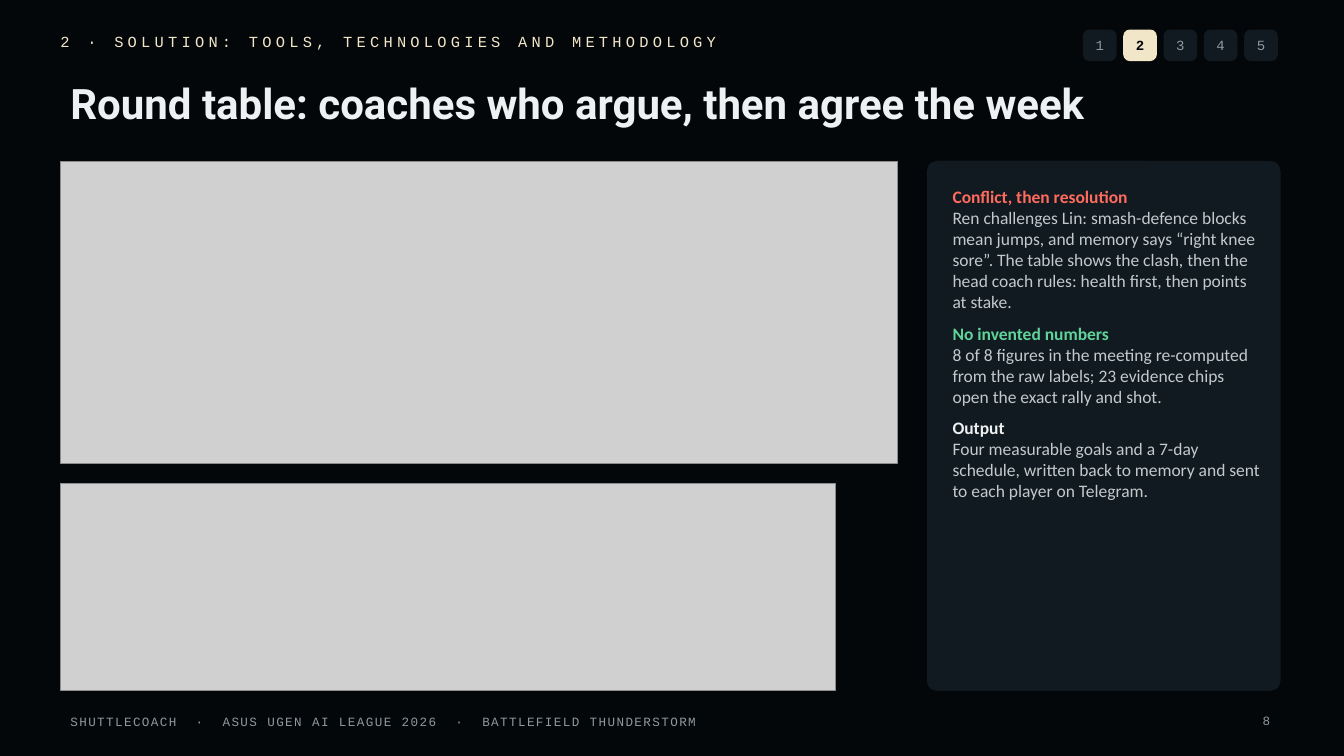
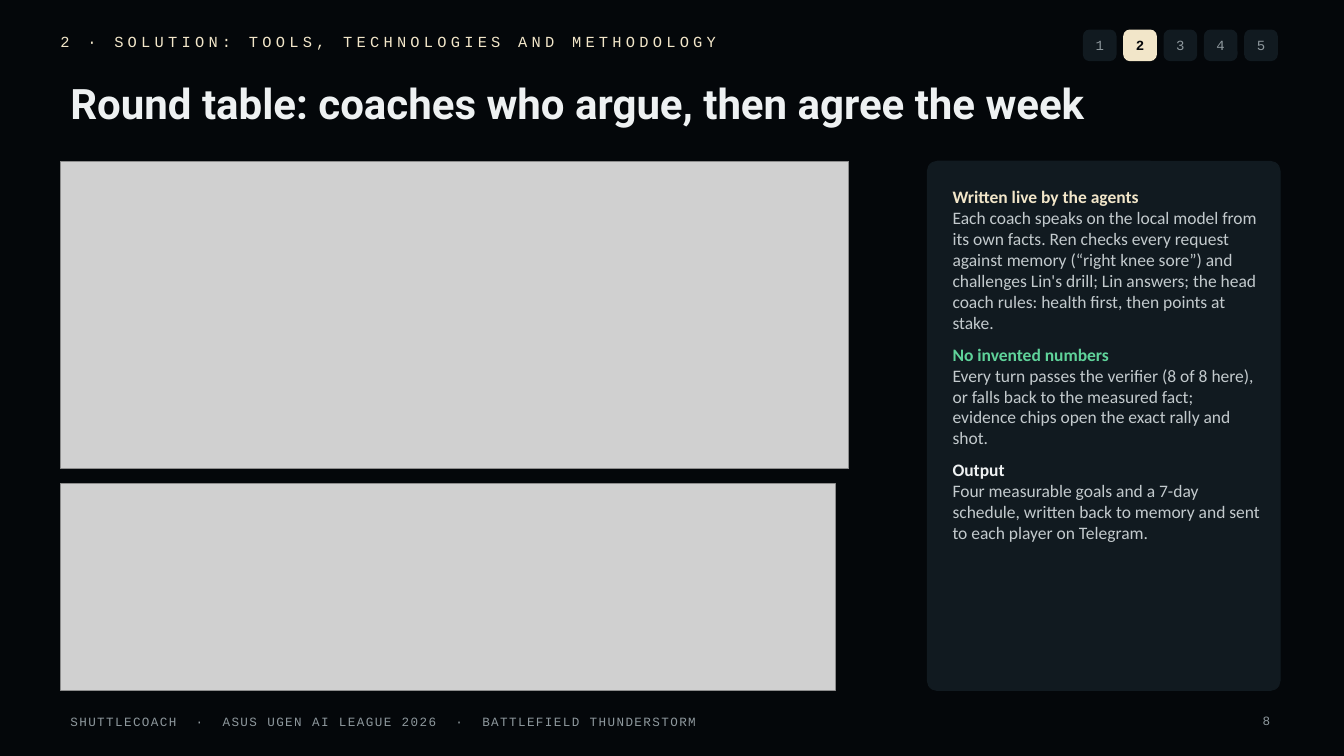
Before and after one commit to gino6178/ASUS_hackathon, a slide deck: slide 8 of deck/ShuttleCoach_StageI_Proposal_v4_static.pptx. Drawn at 1344x756 pixels with LibreOffice and Linux fonts; fonts in the diff are those of the drawing; grey boxes stand for pictures. Boxes give left, top, right and bottom in pixels: in the first picture for what was removed or moved away, otherwise in the second. Text is boxed around its words. In the diff, an @@ line names an element or a change of style, - is before the commit and + after.

```diff
--- a/deck/ShuttleCoach_StageI_Proposal_v4_static.pptx
+++ b/deck/ShuttleCoach_StageI_Proposal_v4_static.pptx
@@ picture: place and size @@
-picture at [60, 161, 897, 464]
+picture at [60, 161, 849, 469]
@@ text at [953, 190, 1256, 329]: text changed @@
-Conflict, then resolution
-Ren challenges Lin: smash-defence blocks mean jumps, and memory says “right knee sore”. The table shows the clash, then the head coach rules: health first, then points at stake.
+Written live by the agents
+Each coach speaks on the local model from its own facts. Ren checks every request against memory (“right knee sore”) and challenges Lin's drill; Lin answers; the head coach rules: health first, then points at stake.
@@ text at [953, 369, 1254, 444]: text changed @@
-8 of 8 figures in the meeting re-computed from the raw labels; 23 evidence chips open the exact rally and shot.
+Every turn passes the verifier (8 of 8 here), or falls back to the measured fact; evidence chips open the exact rally and shot.
```
Also in this commit, not shown: 2 other slides changed, 11 other files.
